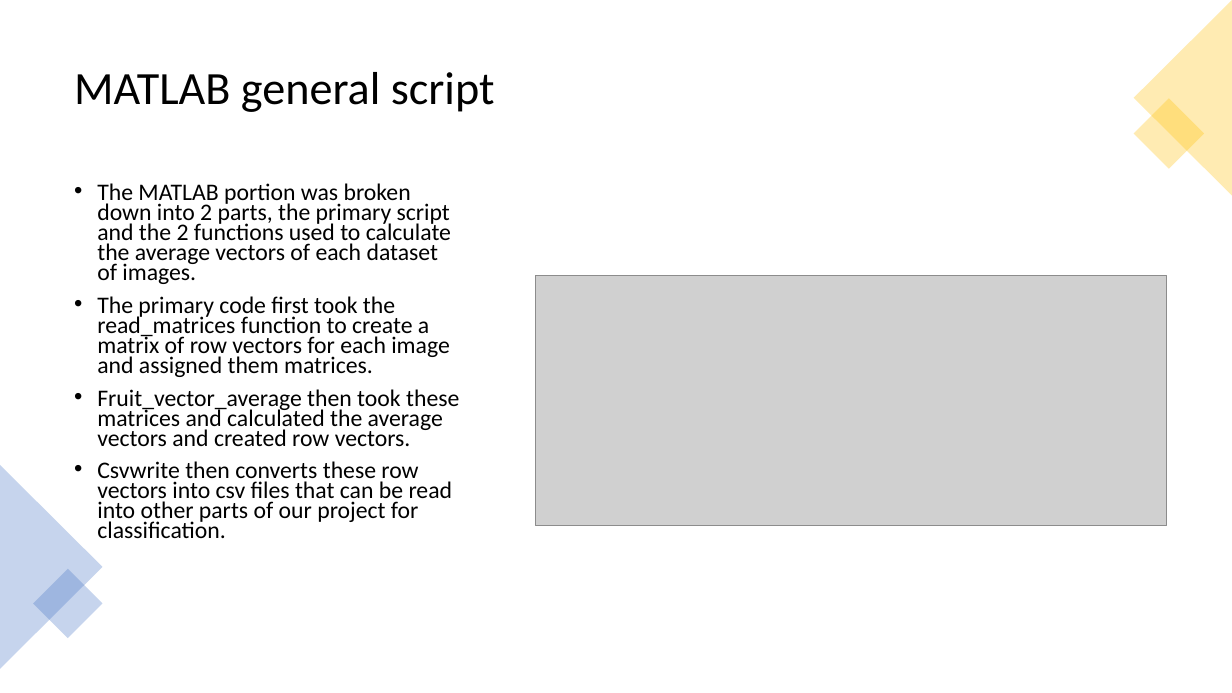
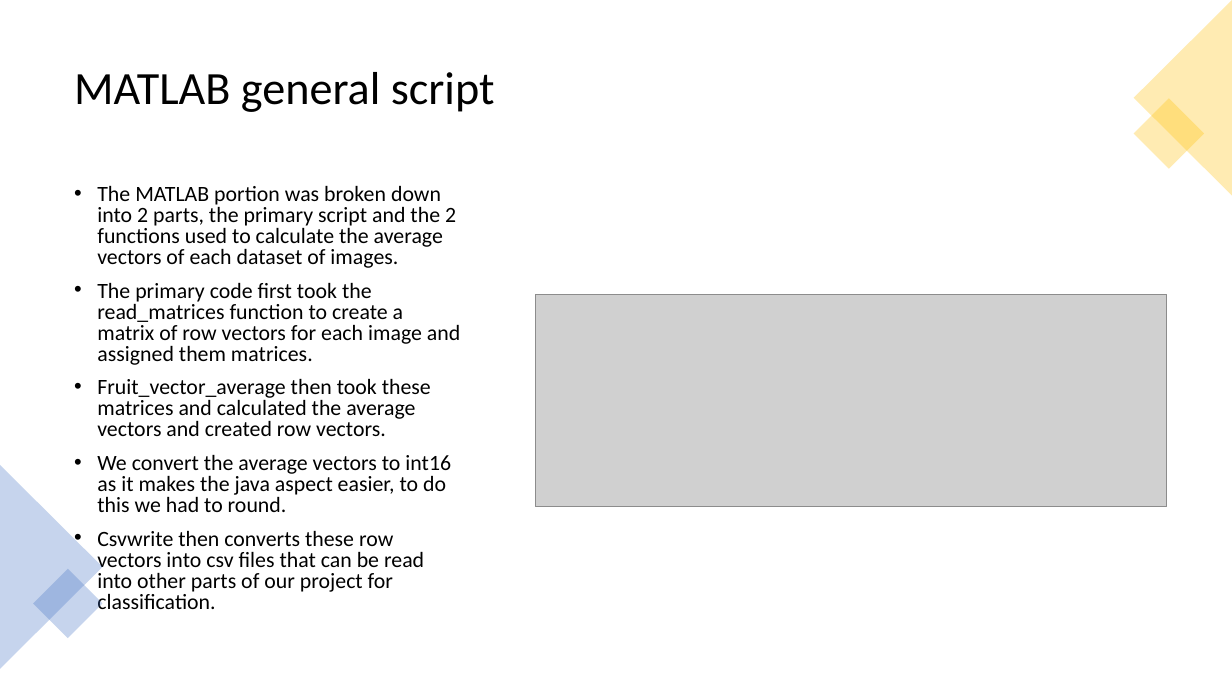
Before and after one commit to skakigi/EC327CameraVision, a slide deck: slide 2 of ProjectArchitecture.pptx. Drawn at 1232x693 pixels with LibreOffice and Linux fonts; fonts in the diff are those of the drawing; grey boxes stand for pictures. Boxes give left, top, right and bottom in pixels: in the first picture for what was removed or moved away, otherwise in the second. Text is boxed around its words. In the diff, an @@ line names an element or a change of style, - is before the commit and + after.

```diff
--- a/ProjectArchitecture.pptx
+++ b/ProjectArchitecture.pptx
@@ text at (97, 186, 460, 609): size 18.5 to 17 pt in "The MATLAB portion was broken down into ...", "The primary code first took the read_matrices ...", "Fruit_vector_average then took these matrices and calculated ...", "Csvwrite then converts these row vectors into ..."; line spacing 0.7 to 0.8 @@
@@ picture: place and size @@
-picture at (535, 275, 1167, 526)
+picture at (535, 294, 1167, 506)
@@ text at (97, 455, 451, 512): paragraph added @@
+• We convert the average vectors to int16 as it makes the java aspect easier, to do this we had to round.
```
Also in this commit, not shown: 1 other slide changed, 6 slides added, 2 slides removed.
